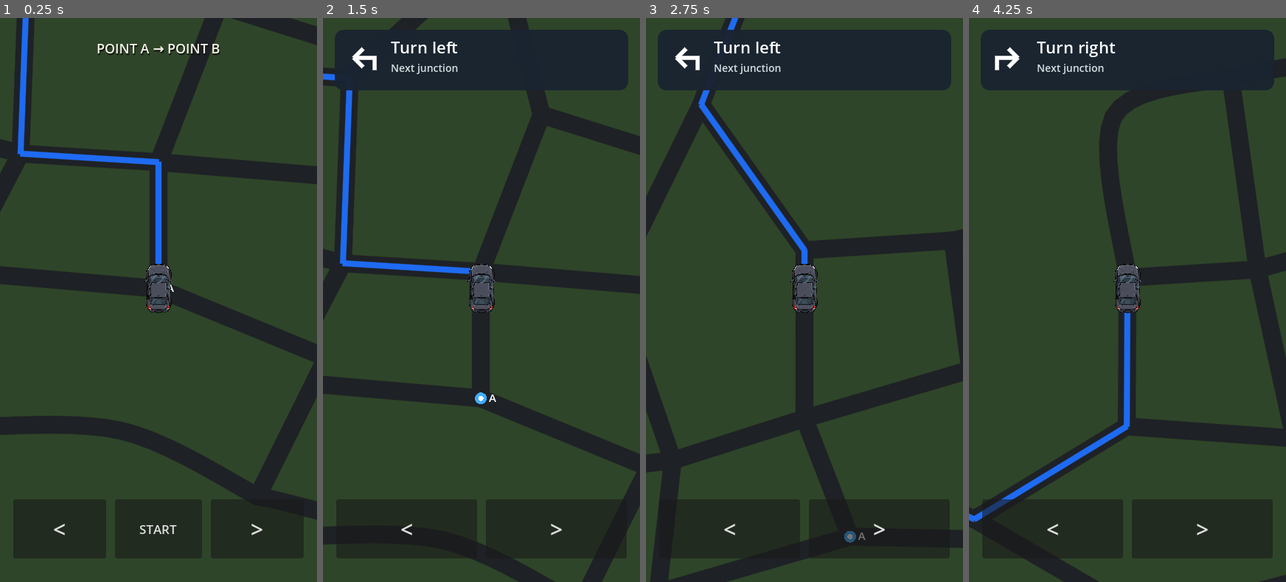
Above: before the commit, frames 1-4 (left to right).
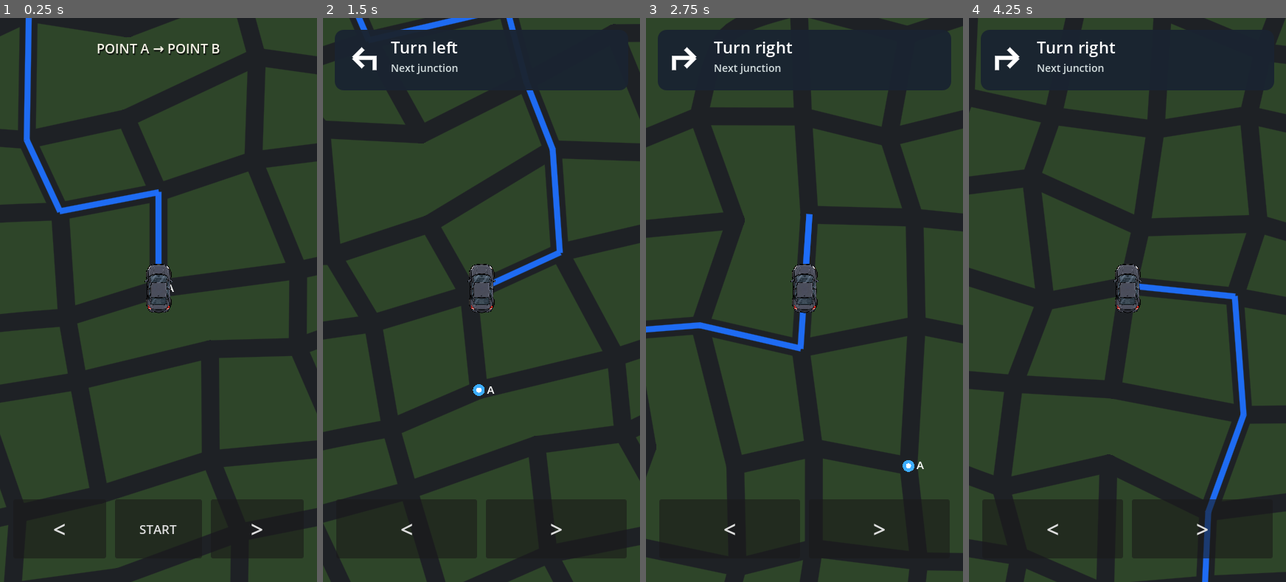
Above: after the commit, the same moments.

Repository: patrickcallahancomedy/comedian
Game: Godot game, scene res://scenes/drive/procedural_drive_ab.tscn
Same seed, same stepped clock (60 frames per second), same inputs: the game is played once before the commit and once after it. This scene is started directly instead of the project's main scene.
Inputs (mouse positions are in pixels of both pictures, inside the frame that each line leads up to):
- Up to frame 1 (0.25 s): no input
- Up to frame 2 (1.5 s): click "START" at 0.5 s; tap Enter (ui_accept) at 1.25 s; move the mouse to (551, 271) at 1.27 s; hold Right from 1.28 s (still down); tap Space at 1.35 s; click (551, 271) at 1.42 s
- Up to frame 3 (2.75 s): tap Enter (ui_accept) at 1.52 s; release Right at 2 s; drag from (741, 328) to (788, 412) at 2.02 s
- Up to frame 4 (4.25 s): move the mouse to (1159, 175) at 2.77 s; hold Right 2.78-3.5 s; tap Space at 2.85 s; drag from (1111, 412) to (1032, 215) at 3.52 s

The runs differ from the first frame. In frame 1, 33% of the frame differs, in the area x 0-100%, y 0-100%; in frame 2, 31%; in frame 3, 30%; in frame 4, 31%.

Commit message:
Set road density hierarchy 100 50 10

Diff:
--- a/godot/scripts/drive/procedural_road_network.gd
+++ b/godot/scripts/drive/procedural_road_network.gd
@@ -11,20 +11,35 @@
 ## It is still one graph. The zones only influence spacing and direction.
 ## Visible roads are baked as flowing strands after the graph is complete.
 
-const WORLD_RECT := Rect2(70.0, 70.0, 1060.0, 1360.0)
-
-const START_DISTRICT_RECT := Rect2(565.0, 1080.0, 430.0, 285.0)
-const END_DISTRICT_RECT := Rect2(145.0, 125.0, 430.0, 285.0)
-const MIDDLE_RECT := Rect2(220.0, 390.0, 760.0, 720.0)
-
-const DISTRICT_ROWS := 4
-const DISTRICT_COLUMNS := 5
-const DISTRICT_JITTER := 18.0
-const DISTRICT_EDGE_KEEP_CHANCE := 0.82
-
-const TARGET_NODE_COUNT := 62
-const MIDDLE_CANDIDATES := 24
-const MIDDLE_MIN_SPACING := 125.0
+const WORLD_RECT := Rect2(70.0, 70.0, 1400.0, 2000.0)
+
+# Density is the hierarchy. These are not separate gameplay modules.
+# They are three densities inside one connected road graph.
+const NEIGHBORHOOD_INTERSECTIONS := 100
+const CITY_INTERSECTIONS := 50
+const MIDDLE_INTERSECTIONS := 10
+const TARGET_NODE_COUNT := (
+	NEIGHBORHOOD_INTERSECTIONS
+	+ CITY_INTERSECTIONS
+	+ MIDDLE_INTERSECTIONS
+)
+
+const START_DISTRICT_RECT := Rect2(760.0, 1430.0, 610.0, 520.0)
+const END_DISTRICT_RECT := Rect2(100.0, 120.0, 700.0, 520.0)
+const MIDDLE_RECT := Rect2(230.0, 590.0, 1120.0, 800.0)
+
+const NEIGHBORHOOD_ROWS := 10
+const NEIGHBORHOOD_COLUMNS := 10
+const CITY_ROWS := 5
+const CITY_COLUMNS := 10
+
+const NEIGHBORHOOD_JITTER := 13.0
+const CITY_JITTER := 22.0
+const NEIGHBORHOOD_EDGE_KEEP_CHANCE := 0.72
+const CITY_EDGE_KEEP_CHANCE := 0.62
+
+const MIDDLE_CANDIDATES := 28
+const MIDDLE_MIN_SPACING := 185.0
 
 const MAX_DEGREE := 4
 const LOOP_SEARCH_DISTANCE := 300.0
@@ -61,19 +76,33 @@
 
 	start_zone_nodes = _generate_district(
 		START_DISTRICT_RECT,
-		deg_to_rad(_rng.randf_range(-9.0, 9.0))
+		NEIGHBORHOOD_ROWS,
+		NEIGHBORHOOD_COLUMNS,
+		NEIGHBORHOOD_JITTER,
+		deg_to_rad(_rng.randf_range(-7.0, 7.0))
 	)
 	end_zone_nodes = _generate_district(
 		END_DISTRICT_RECT,
-		deg_to_rad(_rng.randf_range(-9.0, 9.0))
-	)
-
-	var dense_count := start_zone_nodes.size() + end_zone_nodes.size()
-	var middle_target := maxi(12, target_nodes - dense_count)
-	middle_zone_nodes = _generate_middle_points(middle_target)
-
-	_connect_district(start_zone_nodes)
-	_connect_district(end_zone_nodes)
+		CITY_ROWS,
+		CITY_COLUMNS,
+		CITY_JITTER,
+		deg_to_rad(_rng.randf_range(-11.0, 11.0))
+	)
+
+	middle_zone_nodes = _generate_middle_points(MIDDLE_INTERSECTIONS)
+
+	_connect_district(
+		start_zone_nodes,
+		NEIGHBORHOOD_ROWS,
+		NEIGHBORHOOD_COLUMNS,
+		NEIGHBORHOOD_EDGE_KEEP_CHANCE
+	)
+	_connect_district(
+		end_zone_nodes,
+		CITY_ROWS,
+		CITY_COLUMNS,
+		CITY_EDGE_KEEP_CHANCE
+	)
 	_connect_middle()
 	_connect_zone_to_middle(start_zone_nodes, 3)
 	_connect_zone_to_middle(end_zone_nodes, 3)
@@ -168,15 +197,21 @@
 	return path
 
 
-func _generate_district(rect: Rect2, rotation: float) -> Array:
+func _generate_district(
+	rect: Rect2,
+	rows: int,
+	columns: int,
+	jitter: float,
+	rotation: float
+) -> Array:
 	var result: Array = []
-	var center := rect.get_center()
-
-	var x_spacing := rect.size.x / float(DISTRICT_COLUMNS - 1)
-	var y_spacing := rect.size.y / float(DISTRICT_ROWS - 1)
-
-	for row in range(DISTRICT_ROWS):
-		for column in range(DISTRICT_COLUMNS):
+	var center: Vector2 = rect.get_center()
+
+	var x_spacing: float = rect.size.x / float(columns - 1)
+	var y_spacing: float = rect.size.y / float(rows - 1)
+
+	for row in range(rows):
+		for column in range(columns):
 			var point := Vector2(
 				rect.position.x + float(column) * x_spacing,
 				rect.position.y + float(row) * y_spacing
@@ -187,8 +222,8 @@
 			point += center
 
 			point += Vector2(
-				_rng.randf_range(-DISTRICT_JITTER, DISTRICT_JITTER),
-				_rng.randf_range(-DISTRICT_JITTER, DISTRICT_JITTER)
+				_rng.randf_range(-jitter, jitter),
+				_rng.randf_range(-jitter, jitter)
 			)
 
 			point.x = clampf(
@@ -243,38 +278,38 @@
 	return result
 
 
-func _connect_district(zone_nodes: Array) -> void:
-	for row in range(DISTRICT_ROWS):
-		for column in range(DISTRICT_COLUMNS):
+func _connect_district(
+	zone_nodes: Array,
+	rows: int,
+	columns: int,
+	keep_chance: float
+) -> void:
+	for row in range(rows):
+		for column in range(columns):
 			var node_id: int = int(
-				zone_nodes[row * DISTRICT_COLUMNS + column]
+				zone_nodes[row * columns + column]
 			)
 
-			if column < DISTRICT_COLUMNS - 1:
+			if column < columns - 1:
 				var right_id: int = int(
-					zone_nodes[
-						row * DISTRICT_COLUMNS + column + 1
-					]
+					zone_nodes[row * columns + column + 1]
 				)
-				# Horizontal continuity is strong; occasional gaps keep the
-				# area from reading like a perfect city-builder grid.
-				if (
-					_rng.randf() <= DISTRICT_EDGE_KEEP_CHANCE
-					or row == 1
-					or row == DISTRICT_ROWS - 2
-				):
-					_add_edge(node_id, right_id)
-
-			if row < DISTRICT_ROWS - 1:
+				# Every row remains a continuous street. The density difference
+				# comes from block spacing and how many cross streets survive.
+				_add_edge(node_id, right_id)
+
+			if row < rows - 1:
 				var down_id: int = int(
-					zone_nodes[
-						(row + 1) * DISTRICT_COLUMNS + column
-					]
+					zone_nodes[(row + 1) * columns + column]
+				)
+
+				var guaranteed_cross_street := (
+					column == 1
+					or column == columns - 2
 				)
 				if (
-					_rng.randf() <= DISTRICT_EDGE_KEEP_CHANCE
-					or column == 1
-					or column == DISTRICT_COLUMNS - 2
+					guaranteed_cross_street
+					or _rng.randf() <= keep_chance
 				):
 					_add_edge(node_id, down_id)
 
